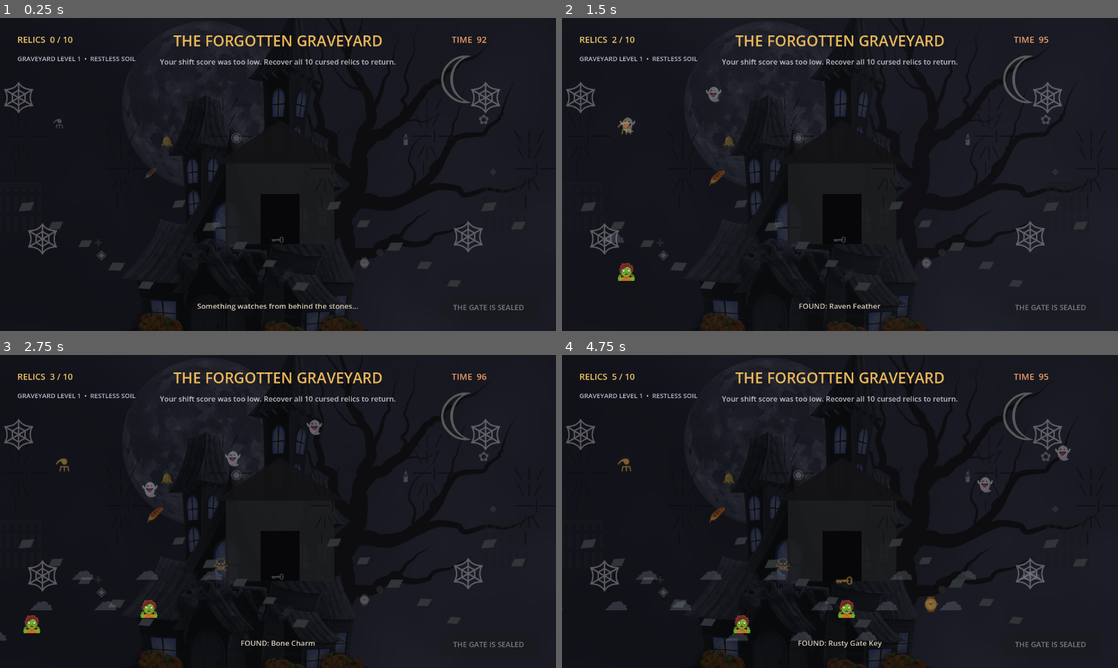
Above: before the commit, frames 1-4 (two rows, left to right).
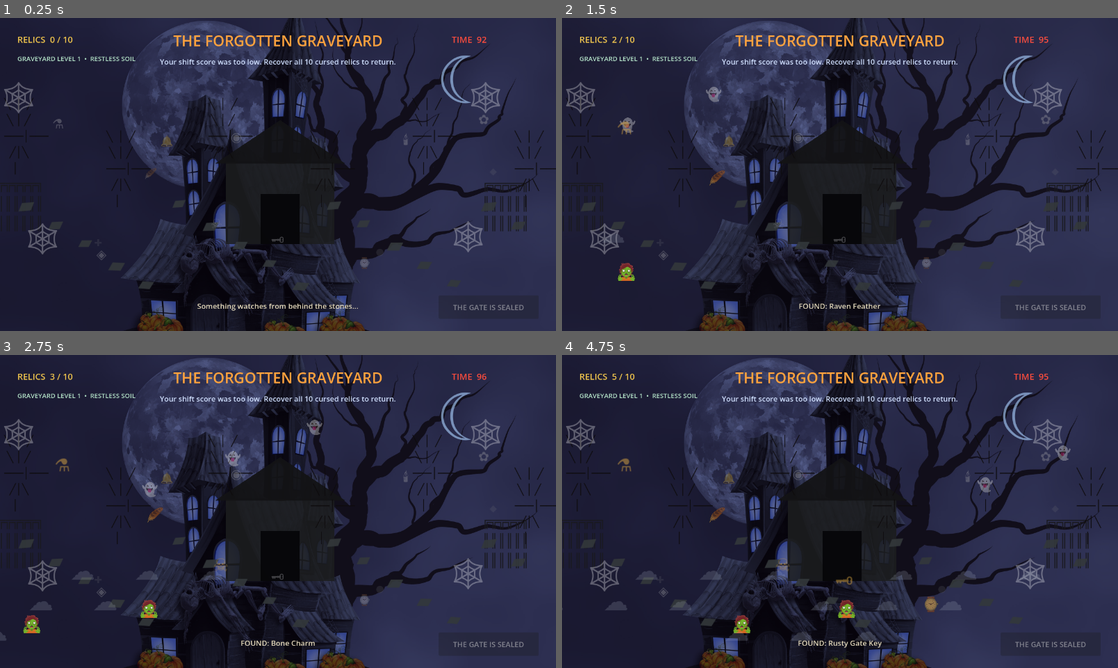
Above: after the commit, the same moments.

Repository: 22koki/tiny-ghost-hotel
Game: Godot game, scene res://scenes/GraveyardChallenge.tscn
Two runs of this game, one before a commit and one after it. Both use one fixed random seed, a clock stepped at 60 frames per second and the inputs below. This scene is started directly instead of the project's main scene.
Inputs:
- Up to frame 1 (0.25 s): no input
- Up to frame 2 (1.5 s): click "⚗" at 0.5 s; click "🪶" at 1.25 s
- Up to frame 3 (2.75 s): click "☠" at 2 s
- Up to frame 4 (4.75 s): click "◉" at 2.75 s; click "⌚" at 3.5 s; click "🗝" at 4.25 s

The runs differ from the first frame. In frame 1, 73% of the frame differs, in the area x 0-100%, y 0-100%; in frame 2, 72%; in frame 3, 72%; in frame 4, 72%.

Commit message:
style: enrich graveyard with vivid haunted color palette

Diff:
--- a/scenes/GraveyardChallenge.tscn
+++ b/scenes/GraveyardChallenge.tscn
@@ -23,7 +23,7 @@
 texture = ExtResource("2_bg")
 expand_mode = 1
 stretch_mode = 6
-modulate = Color(0.34, 0.36, 0.44, 0.82)
+modulate = Color(0.48, 0.56, 0.78, 0.96)
 
 [node name="SkyTint" type="ColorRect" parent="."]
 layout_mode = 1
@@ -33,14 +33,14 @@
 grow_horizontal = 2
 grow_vertical = 2
 mouse_filter = 2
-color = Color(0.01, 0.015, 0.03, 0.48)
+color = Color(0.055, 0.02, 0.12, 0.30)
 
 [node name="Moon" type="Label" parent="."]
 offset_left = 930.0
 offset_top = 35.0
 offset_right = 1210.0
 offset_bottom = 280.0
-theme_override_colors/font_color = Color(0.76, 0.78, 0.72, 0.38)
+theme_override_colors/font_color = Color(0.67, 0.82, 1.0, 0.62)
 theme_override_font_sizes/font_size = 150
 text = "☾"
 horizontal_alignment = 1
@@ -50,7 +50,7 @@
 offset_top = 28.0
 offset_right = 1030.0
 offset_bottom = 84.0
-theme_override_colors/font_color = Color(0.92, 0.72, 0.35, 1)
+theme_override_colors/font_color = Color(1.0, 0.64, 0.24, 1)
 theme_override_font_sizes/font_size = 34
 text = "THE FORGOTTEN GRAVEYARD"
 horizontal_alignment = 1
@@ -60,7 +60,7 @@
 offset_top = 88.0
 offset_right = 1045.0
 offset_bottom = 128.0
-theme_override_colors/font_color = Color(0.75, 0.76, 0.79, 1)
+theme_override_colors/font_color = Color(0.82, 0.88, 1.0, 1)
 theme_override_font_sizes/font_size = 17
 text = "Your shift score was too low. Recover all 10 cursed relics to return."
 horizontal_alignment = 1
@@ -70,7 +70,7 @@
 offset_top = 35.0
 offset_right = 1240.0
 offset_bottom = 75.0
-theme_override_colors/font_color = Color(0.95, 0.62, 0.42, 1)
+theme_override_colors/font_color = Color(1.0, 0.30, 0.24, 1)
 theme_override_font_sizes/font_size = 20
 text = "TIME  90"
 
@@ -79,7 +79,7 @@
 offset_top = 82.0
 offset_right = 280.0
 offset_bottom = 118.0
-theme_override_colors/font_color = Color(0.72, 0.72, 0.80, 1)
+theme_override_colors/font_color = Color(0.70, 0.88, 0.78, 1)
 theme_override_font_sizes/font_size = 15
 text = "GRAVEYARD LEVEL 1"
 
@@ -88,7 +88,7 @@
 offset_top = 35.0
 offset_right = 260.0
 offset_bottom = 75.0
-theme_override_colors/font_color = Color(0.94, 0.78, 0.42, 1)
+theme_override_colors/font_color = Color(0.95, 0.78, 0.30, 1)
 theme_override_font_sizes/font_size = 20
 text = "RELICS  0 / 10"
 
@@ -97,7 +97,7 @@
 offset_top = 650.0
 offset_right = 1030.0
 offset_bottom = 695.0
-theme_override_colors/font_color = Color(0.84, 0.80, 0.72, 1)
+theme_override_colors/font_color = Color(0.90, 0.86, 0.74, 1)
 theme_override_font_sizes/font_size = 17
 text = "Something watches from behind the stones..."
 horizontal_alignment = 1
